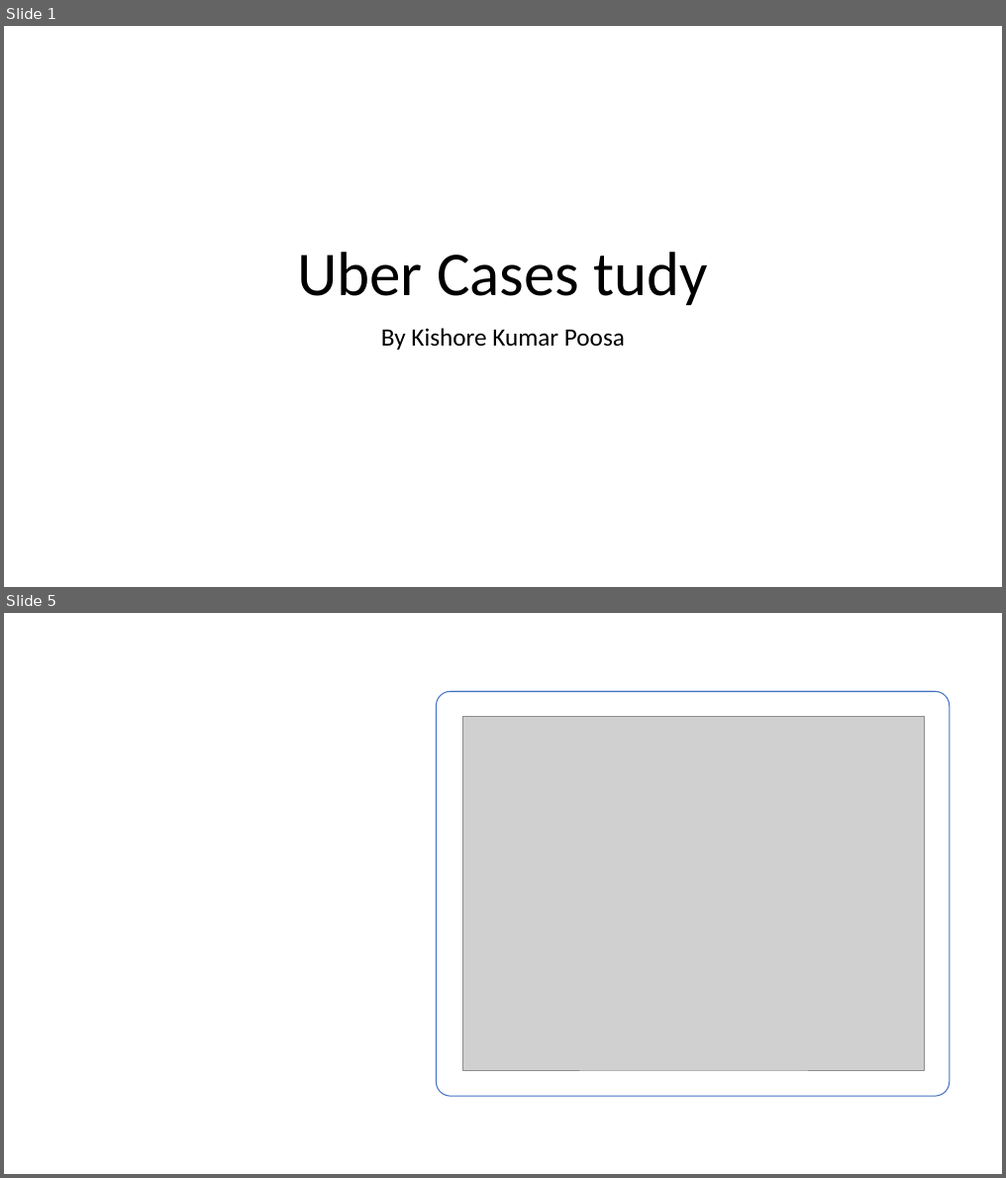
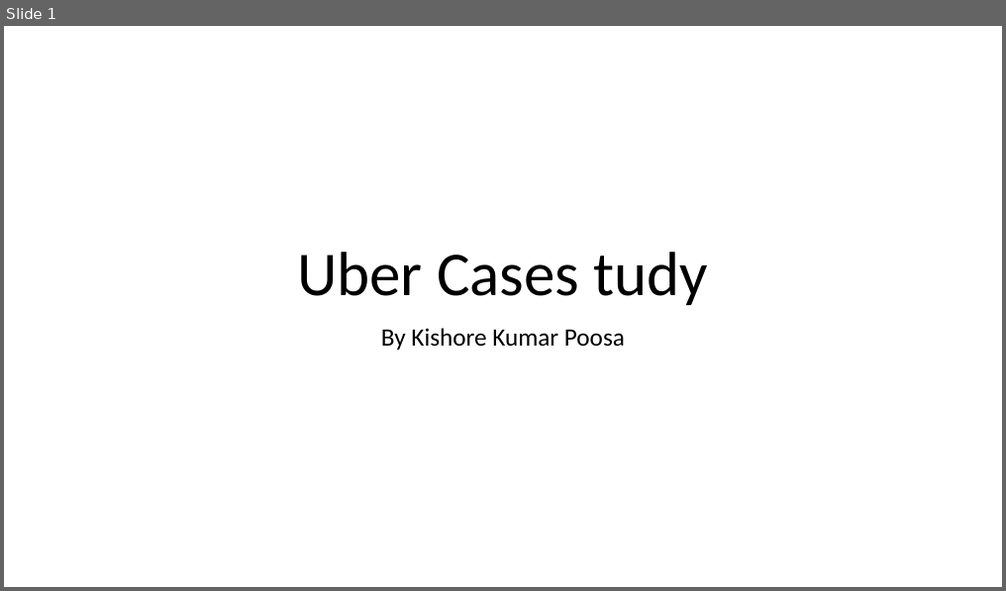
Before and after one commit to kishore3886/Uber_Case_Study, a slide deck: Uber_Case_Study.pptx. Shown one above the other, each under a label of ours: slides 1 and 5 before the commit, slide 1 after it; the slides between them are not shown. The pictures are 1006x1178 and 1006x591 pixels, drawn with LibreOffice and Linux fonts; fonts in the diff are those of the drawing; grey boxes stand for pictures. Boxes give left, top, right and bottom in pixels: in the first picture for what was removed or moved away, otherwise in the second. Text is boxed around its words. In the diff, an @@ line names an element or a change of style, - is before the commit and + after.

```diff
--- a/Uber_Case_Study.pptx
+++ b/Uber_Case_Study.pptx
@@ slide 5 removed at [4,613,1002,1174], background #000000 @@
@@ rectangle removed at [4,613,1002,1174] @@
@@ freeform shape removed at [4,613,385,1174] @@
@@ rounded rectangle removed at [436,691,949,1096] @@
@@ picture removed at [463,716,925,1071] @@
```
Also in this commit, not shown: 3 slides changed, 7 slides added, 1 other slide removed, 6 other files.
